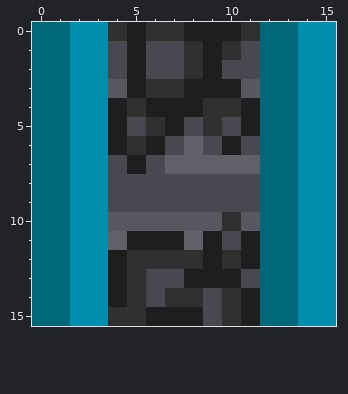
One commit to this pixel-art sprite: tiles/oreburgh_south/anim/coal_vertical/04.png. Above, as it was before the edit.
The file is 16x16 pixels.
After the commit:
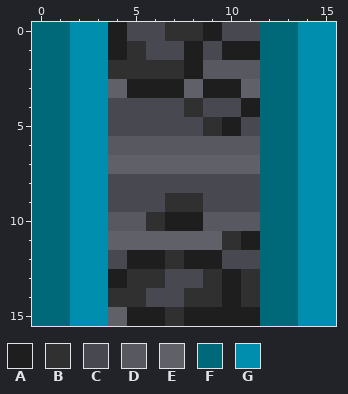
Palette (. is transparent): A #1e1e1e  B #303030  C #484850  D #585860  E #606068  F #006979  G #008eae
Edits made:
{"y":0,"x":4,"old":"BAB","new":"ACC"}
{"y":0,"x":8,"old":"A","new":"B"}
{"y":0,"x":10,"old":"AB","new":"CC"}
{"y":1,"x":4,"old":"CA","new":"AB"}
{"y":1,"x":8,"old":"BABC","new":"ACAA"}
{"y":2,"x":4,"old":"CACCBACC","new":"BBBBADDD"}
{"y":3,"x":4,"old":"D","new":"E"}
{"y":3,"x":6,"old":"BBA","new":"AAE"}
{"y":3,"x":11,"old":"D","new":"E"}
{"y":4,"x":4,"old":"ABAAABB","new":"CCCCBCC"}
{"y":5,"x":4,"old":"A","new":"C"}
{"y":5,"x":6,"old":"BA","new":"CC"}
{"y":5,"x":10,"old":"CA","new":"AC"}
{"y":6,"x":4,"old":"ABACECAC","new":"DDDDDDDD"}
{"y":7,"x":4,"old":"CAC","new":"EEE"}
{"y":9,"x":7,"old":"CC","new":"BB"}
{"y":10,"x":6,"old":"DDD","new":"BAA"}
{"y":10,"x":10,"old":"B","new":"D"}
{"y":11,"x":5,"old":"AAA","new":"EEE"}
{"y":11,"x":9,"old":"AC","new":"EB"}
{"y":12,"x":4,"old":"ABB","new":"CAA"}
{"y":12,"x":8,"old":"B","new":"A"}
{"y":12,"x":10,"old":"BA","new":"CC"}
{"y":13,"x":6,"old":"C","new":"B"}
{"y":13,"x":8,"old":"AA","new":"CB"}
{"y":13,"x":11,"old":"C","new":"B"}
{"y":14,"x":4,"old":"A","new":"B"}
{"y":14,"x":7,"old":"B","new":"C"}
{"y":14,"x":9,"old":"CBA","new":"BAB"}
{"y":15,"x":4,"old":"BB","new":"EA"}
{"y":15,"x":7,"old":"A","new":"B"}
{"y":15,"x":9,"old":"CB","new":"AA"}
{"label":"changed","picture_box":[108,22,260,326]}
